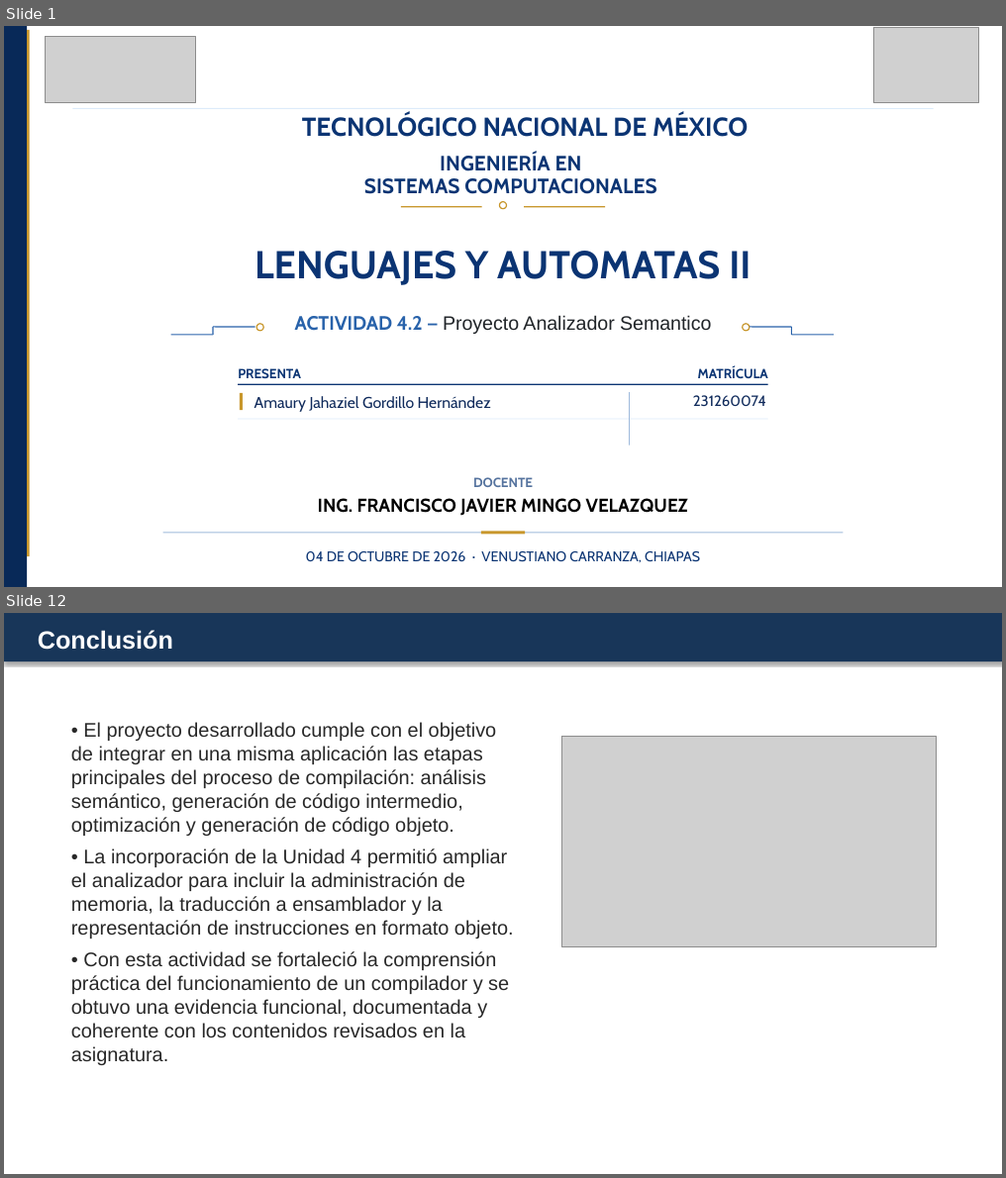
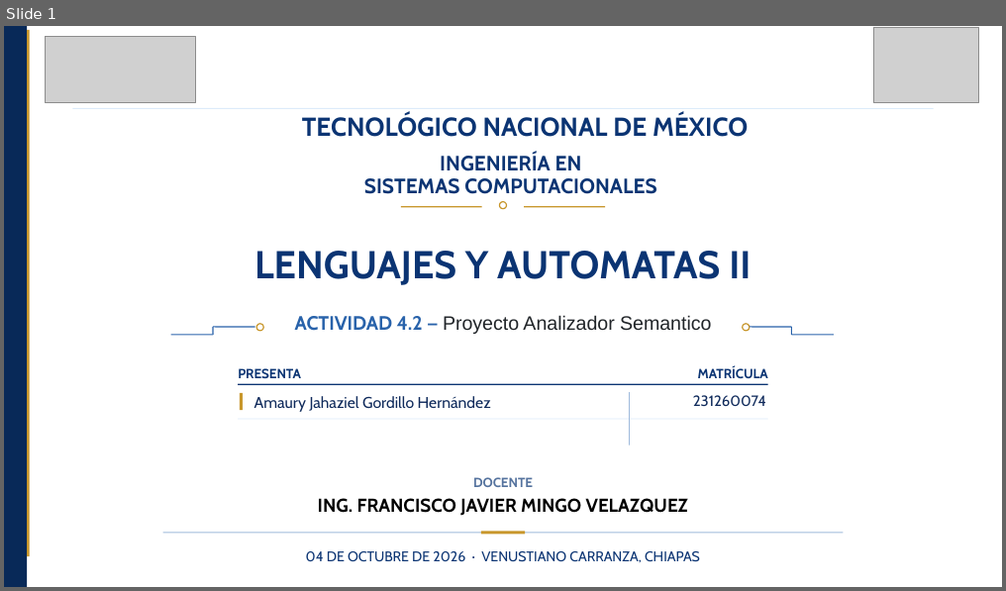
Before and after one commit to amaurycolochos-cpu/LENGUAJES-Y-AUTOMATAS-II, a slide deck: LYA-ll-Tema-4/Actividad 4.2 Proyecto Analizador Semantico_AmauryGordillo_LYA-II_7ISCM.pptx. Shown one above the other, each under a label of ours: slides 1 and 12 before the commit, slide 1 after it; the slides between them are not shown. The pictures are 1006x1178 and 1006x591 pixels, drawn with LibreOffice and Linux fonts; fonts in the diff are those of the drawing; grey boxes stand for pictures; background and template pictures are left out. Boxes give left, top, right and bottom in pixels: in the first picture for what was removed or moved away, otherwise in the second. Text is boxed around its words. In the diff, an @@ line names an element or a change of style, - is before the commit and + after.

Commit message:
actualizo la actividad 4.2 del tema 4

```diff
--- a/LYA-ll-Tema-4/Actividad 4.2 Proyecto Analizador Semantico_AmauryGordillo_LYA-II_7ISCM.pptx
+++ b/LYA-ll-Tema-4/Actividad 4.2 Proyecto Analizador Semantico_AmauryGordillo_LYA-II_7ISCM.pptx
@@ slide 12 removed at [4,613,1002,1174], background #FFFFFF @@
@@ rectangle removed at [4,613,1002,662] @@
@@ text removed at [38,630,173,650] @@
-Conclusión
@@ text removed at [71,722,514,1065] @@
-• El proyecto desarrollado cumple con el objetivo de integrar en una misma aplicación las etapas principales del proceso de compilación: análisis semántico, generación de código intermedio, optimización y generación de código objeto.
-• La incorporación de la Unidad 4 permitió ampliar el analizador para incluir la administración de memoria, la traducción a ensamblador y la representación de instrucciones en formato objeto.
-• Con esta actividad se fortaleció la comprensión práctica del funcionamiento de un compilador y se obtuvo una evidencia funcional, documentada y coherente con los contenidos revisados en la asignatura.
@@ picture removed at [561,737,936,947] @@
```
Also in this commit, not shown: 2 slides changed, 12 slides added, 9 other slides removed.
